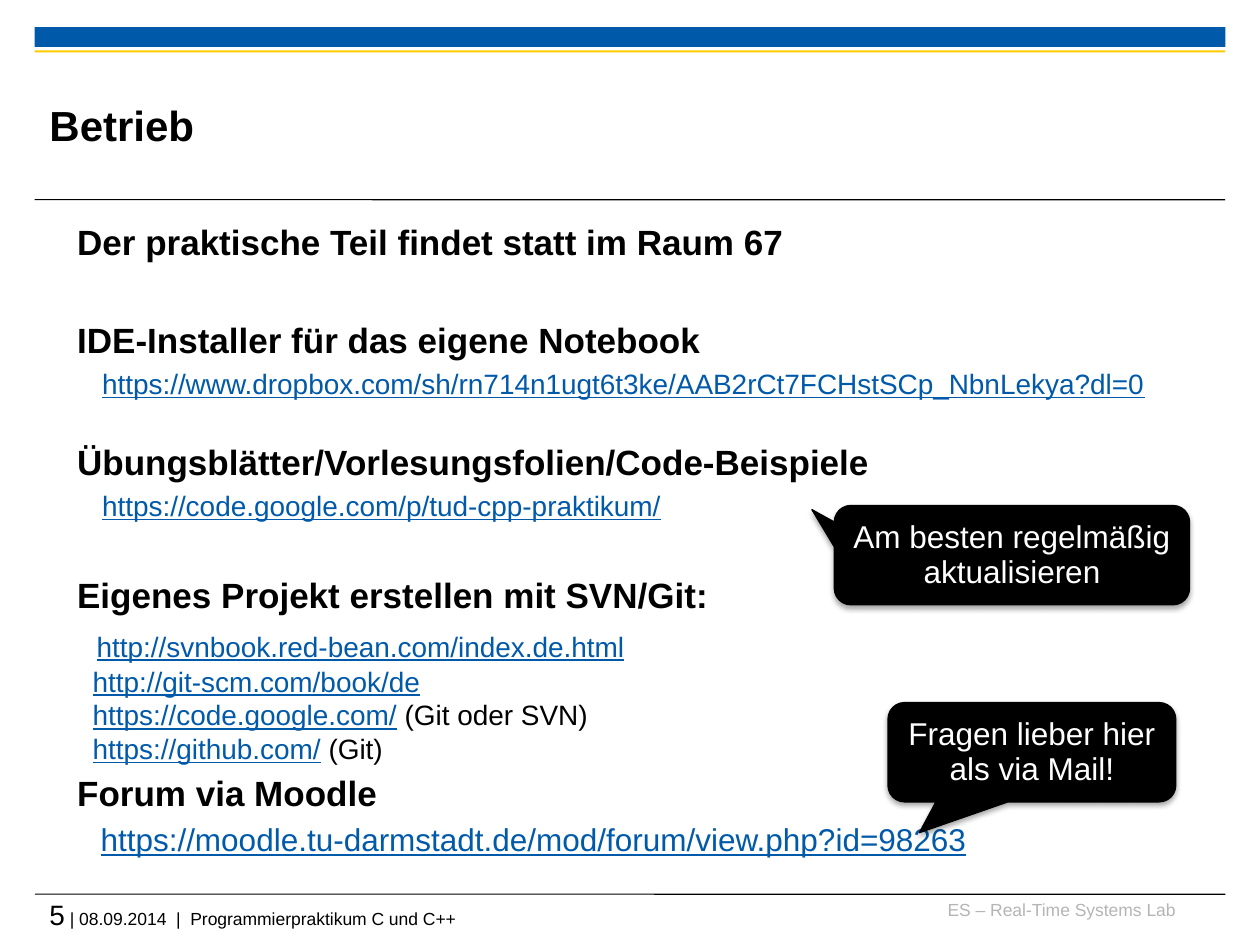
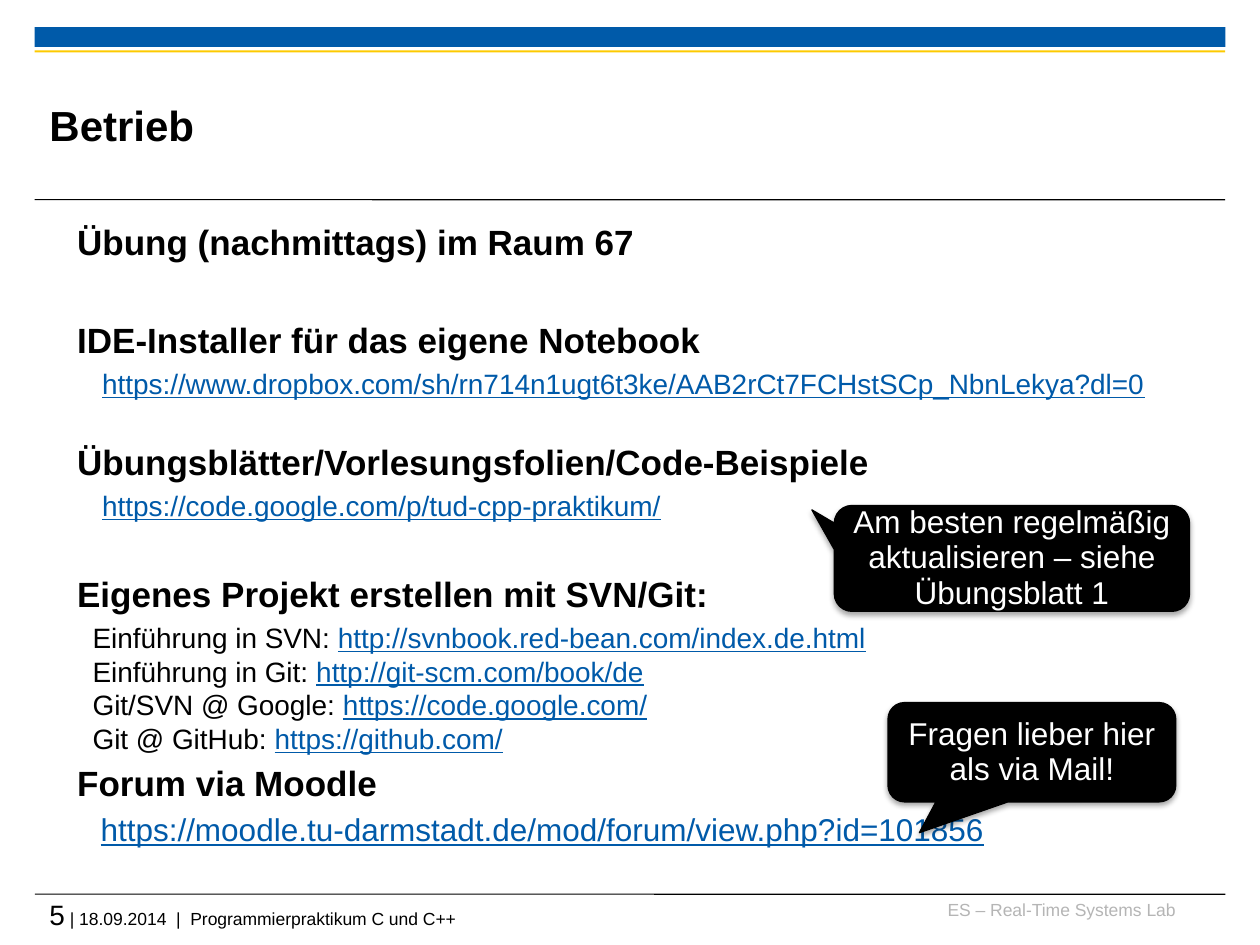
Before and after one commit to h82k/tud-cppp, a slide deck: slide 5 of Vorlesung/0 Organisatorisches.pptx. Drawn at 1260x945 pixels with LibreOffice and Linux fonts; fonts in the diff are those of the drawing; background and template pictures are left out. Boxes give left, top, right and bottom in pixels: in the first picture for what was removed or moved away, otherwise in the second. Text is boxed around its words. In the diff, an @@ line names an element or a change of style, - is before the commit and + after.

```diff
--- a/Vorlesung/0 Organisatorisches.pptx
+++ b/Vorlesung/0 Organisatorisches.pptx
@@ text at bbox=[77, 227, 634, 262]: text changed @@
-Der praktische Teil findet statt im Raum 67
+Übung (nachmittags) im Raum 67
@@ rounded speech box "Am besten regelmäßig aktualisieren – ...": place and size @@
-rounded speech box "Am besten regelmäßig aktualisieren – ..." at bbox=[834, 505, 1189, 605]
+rounded speech box "Am besten regelmäßig aktualisieren – ..." at bbox=[834, 505, 1189, 611]
@@ text in rounded speech box at bbox=[853, 510, 1170, 610]: text changed @@
-Am besten regelmäßig aktualisieren
+Am besten regelmäßig aktualisieren – siehe Übungsblatt 1
@@ text at bbox=[93, 627, 865, 754]: text changed @@
-http://svnbook.red-bean.com/index.de.html
-http://git-scm.com/book/de
-https://code.google.com/ (Git oder SVN)
-https://github.com/ (Git)
+Einführung in SVN: http://svnbook.red-bean.com/index.de.html
+Einführung in Git: http://git-scm.com/book/de
+Git/SVN @ Google: https://code.google.com/
+Git @ GitHub: https://github.com/
@@ text at bbox=[101, 816, 984, 847]: text changed @@
-  https://moodle.tu-darmstadt.de/mod/forum/view.php?id=98263
+  https://moodle.tu-darmstadt.de/mod/forum/view.php?id=101856
@@ text at bbox=[49, 905, 456, 929]: text changed @@
-5 | 08.09.2014 | Programmierpraktikum C und C++
+5 | 18.09.2014 | Programmierpraktikum C und C++
```
Also in this commit, not shown: 2 other slides changed, 1 slide added, 4 other files.
